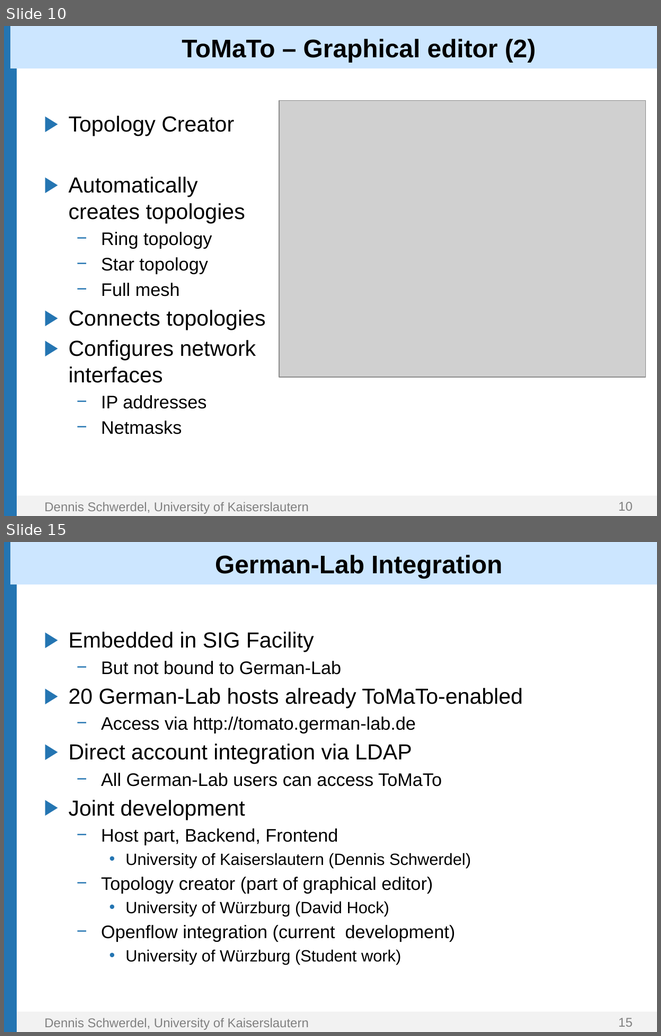
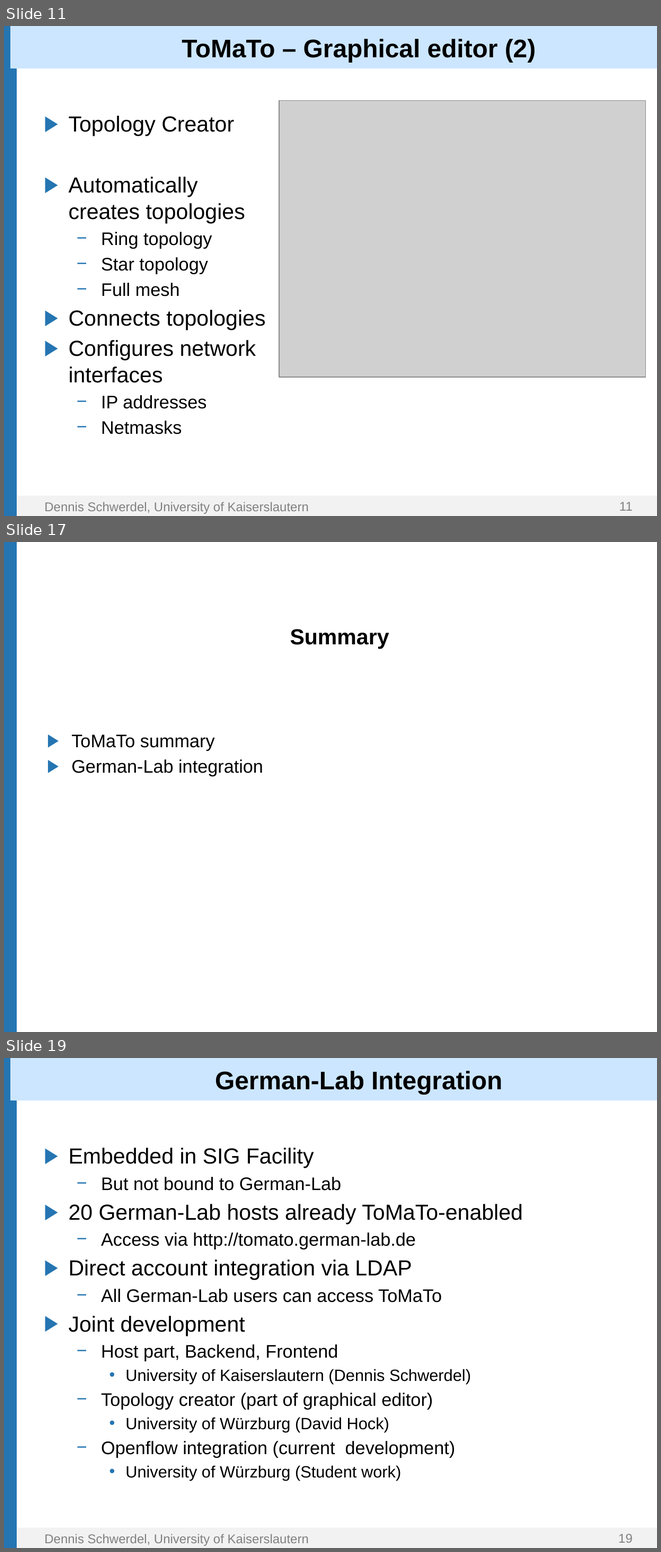
Before and after one commit to GLab/ToMaTo, a slide deck: doc/Presentation/ToMaTo.pptx. Shown one above the other, each under a label of ours: slides 10 and 15 before the commit, slides 11, 17 and 19 after it; the slides between them are not shown. The pictures are 661x1036 and 661x1552 pixels, drawn with LibreOffice and Linux fonts; fonts in the diff are those of the drawing; grey boxes stand for pictures; background and template pictures are left out. Boxes give left, top, right and bottom in pixels: in the first picture for what was removed or moved away, otherwise in the second. Text is boxed around its words. In the diff, an @@ line names an element or a change of style, - is before the commit and + after.

```diff
--- a/doc/Presentation/ToMaTo.pptx
+++ b/doc/Presentation/ToMaTo.pptx
@@ slide 17 added at <box>4,542,657,1032</box>, background #FFFFFF; not listed: 1 template element that a slide beside it also shows @@
@@ text added at <box>290,629,389,649</box>, 24 pt, text #000000, bold @@
+Summary
@@ text added at <box>71,734,263,776</box>, 20 pt, text #000000 @@
+▶ ToMaTo summary
+▶ German-Lab integration
@@ what was slide 10 is now slide 11 @@
@@ page number at <box>619,501,633,510</box>: text changed @@
-10
+11
@@ what was slide 15 is now slide 19 @@
@@ page number at <box>618,1533,633,1542</box>: text changed @@
-15
+19
```
Also in this commit, not shown: 4 slides changed, 3 other slides added.
